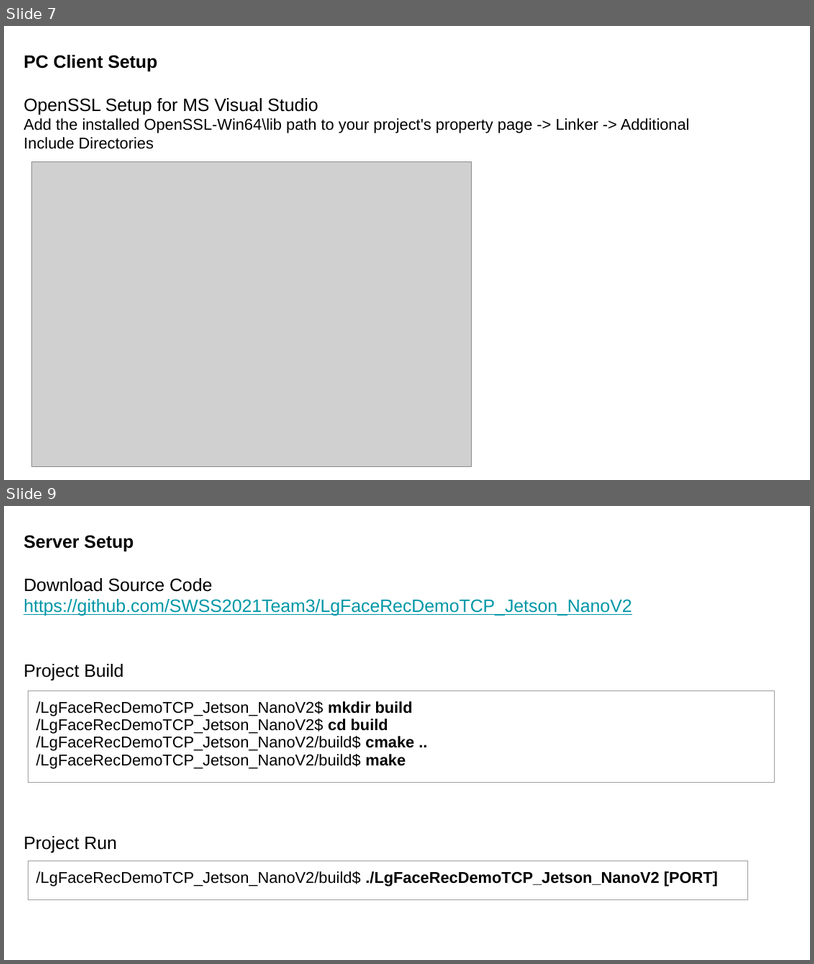
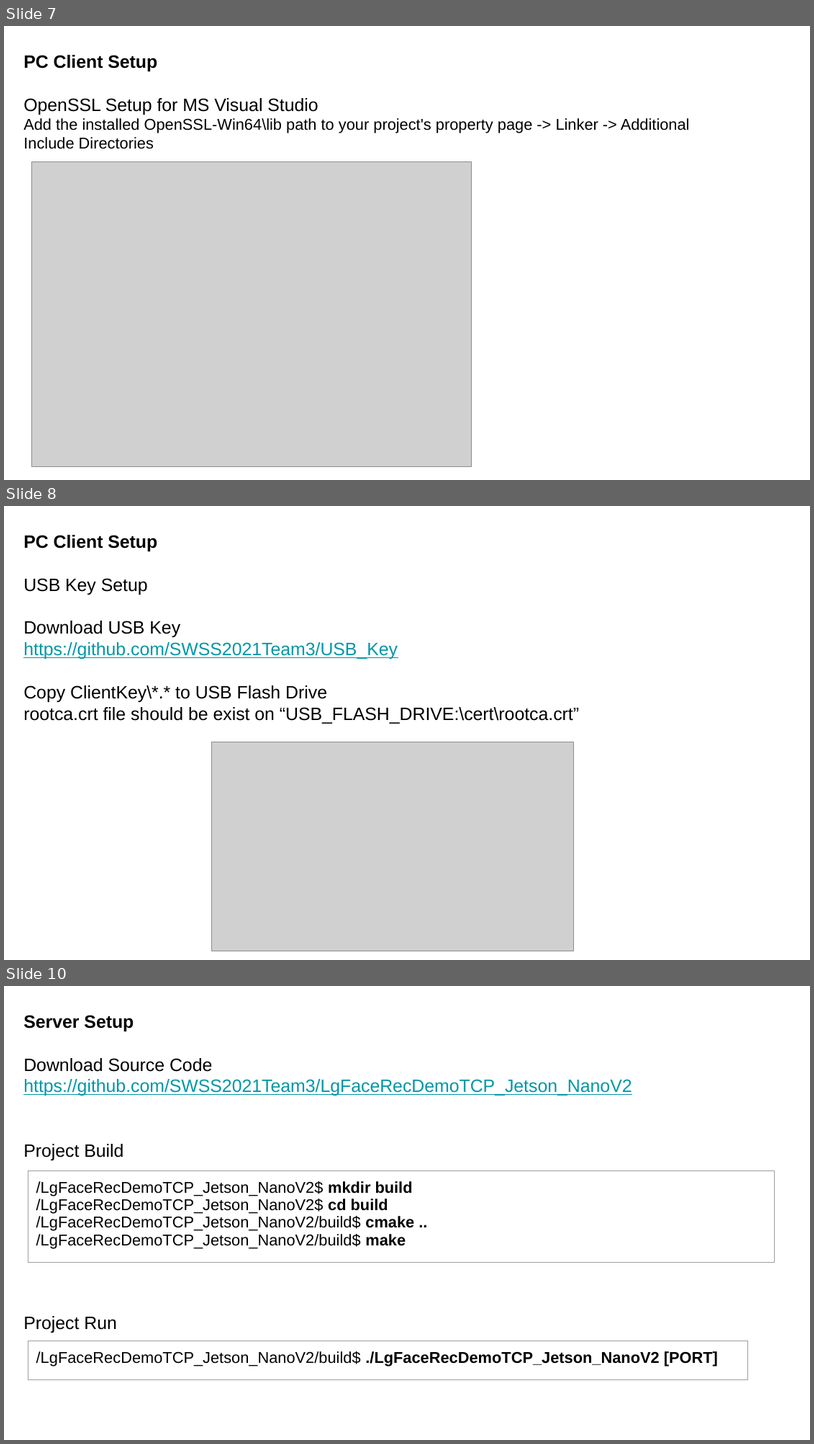
Before and after one commit to SWSS2021Team3/ProjectDocuments, a slide deck: AACS_Setup_Manual.pptx. Shown one above the other, each under a label of ours: slides 7 and 9 before the commit, slides 7, 8 and 10 after it; the slides between them are not shown. The pictures are 814x964 and 814x1444 pixels, drawn with LibreOffice and Linux fonts; fonts in the diff are those of the drawing; grey boxes stand for pictures. Boxes give left, top, right and bottom in pixels: in the first picture for what was removed or moved away, otherwise in the second. Text is boxed around its words. In the diff, an @@ line names an element or a change of style, - is before the commit and + after.

```diff
--- a/AACS_Setup_Manual.pptx
+++ b/AACS_Setup_Manual.pptx
@@ slide 8 added at [4,506,810,960], background #FFFFFF @@
@@ text added at [23,535,579,723], 16 pt, text #000000 @@
+PC Client Setup
+USB Key Setup
+Download USB Key
+https://github.com/SWSS2021Team3/USB_Key
+Copy ClientKey\*.* to USB Flash Drive
+rootca.crt file should be exist on “USB_FLASH_DRIVE:\cert\rootca.crt”
@@ picture added at [212,741,574,950] @@
@@ what was slide 9 is now slide 10 @@
```
Also in this commit, not shown: 1 slide changed, 3 other slides added, 2 slides removed, 12 other files.
